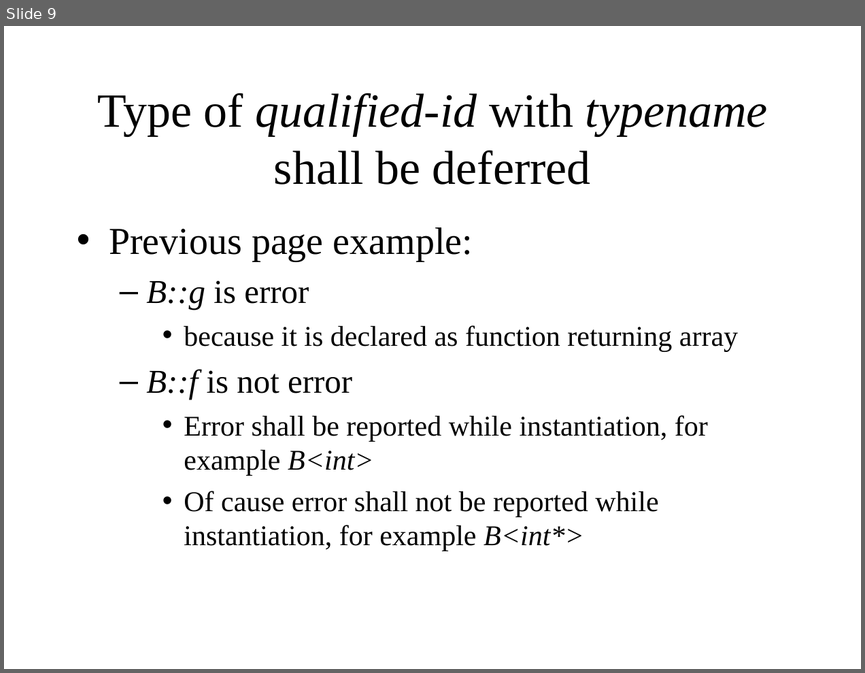
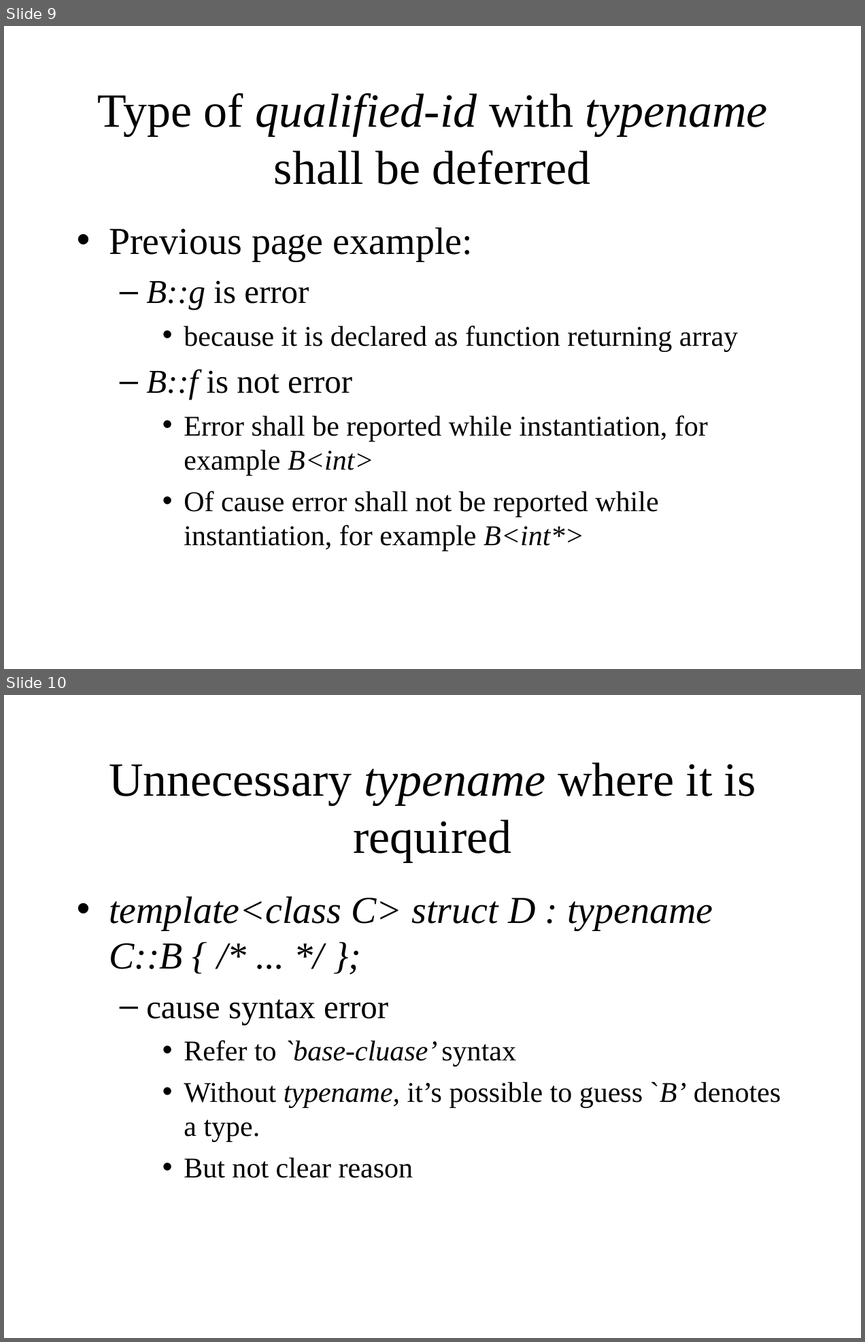
Before and after one commit to KeiHasegawa/cxx_doc, a slide deck: 17_template_typename_e.ppt. Shown one above the other, each under a label of ours: slide 9 before the commit, slides 9 and 10 after it. The pictures are 865x673 and 865x1342 pixels, drawn with LibreOffice and Linux fonts; fonts in the diff are those of the drawing. Boxes give left, top, right and bottom in pixels: in the first picture for what was removed or moved away, otherwise in the second. Text is boxed around its words. In the diff, an @@ line names an element or a change of style, - is before the commit and + after.

```diff
--- a/17_template_typename_e.ppt
+++ b/17_template_typename_e.ppt
@@ slide 10 added at box(4, 695, 861, 1338), background #FFFFFF @@
@@ title added at box(109, 762, 756, 862), 40 pt, text #000000 @@
+Unnecessary typename where it is required
@@ text added at box(109, 896, 781, 1178), 24 pt, text #000000 @@
+• template<class C> struct D : typename C::B { /* ... */ };
+  – cause syntax error
+    • Refer to `base-cluase’ syntax
+    • Without typename, it’s possible to guess `B’ denotes a type.
+    • But not clear reason
```
Also in this commit, not shown: 1 slide changed, 1 other file.
